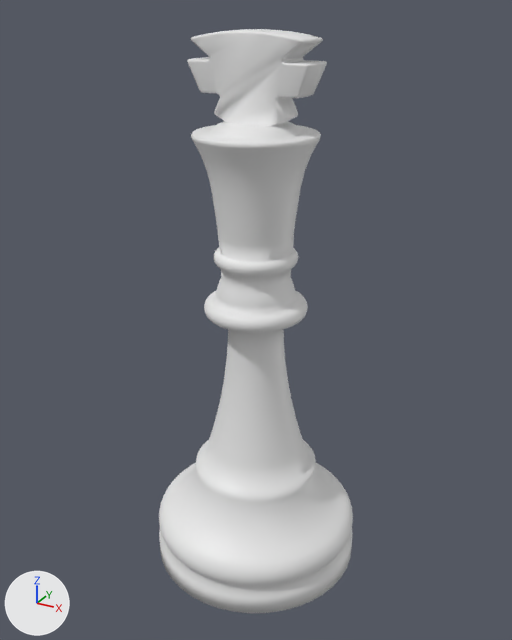
The OBJ model assets/models/staunton/king.obj: old version first, new version second.
One viewpoint serves both versions: a 50 mm camera at (0.931, -1.692, 1.668) aimed at (-0.002, 0.004, 0.82). Lighting does not change. The marker at lower left points along +X, +Y and +Z. The first picture is the older version. Where no turn or scale is listed for an object, it has been applied to the vertices.

Objects in the first picture: 'king'.
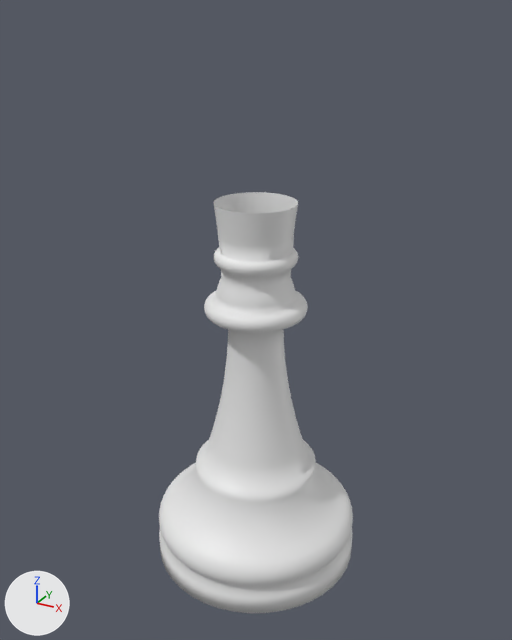
Where the change shows, as pixel boxes [x1, y1, x2, y2] in the pictures (512 x 640 px):
'king', reshaped (28% shorter)
    before: [159, 29, 353, 613]
    after: [159, 192, 353, 613]
part 1 of me_king, deleted
    before: [187, 29, 327, 213]

The change, as a diff of the scene's bpy script:
```diff
--- a/assets/models/staunton/king.obj.py
+++ b/assets/models/staunton/king.obj.py
@@ me_king @@
 # used by ob_king; location = (0.0, 0.0, 0.0)
-me_king.from_pydata(...)  # 4930 vertices, 9848 faces; spans x -0.32..0.32, y -0.33..0.33, z 0.0..1.62
+me_king.from_pydata(...)  # 3563 vertices, 7078 faces; spans x -0.32..0.32, y -0.33..0.33, z 0.0..1.18
+# me_king part 1: 1367 vertices removed from x -0.18..0.18, y -0.17..0.17, z 1.22..1.62
```
